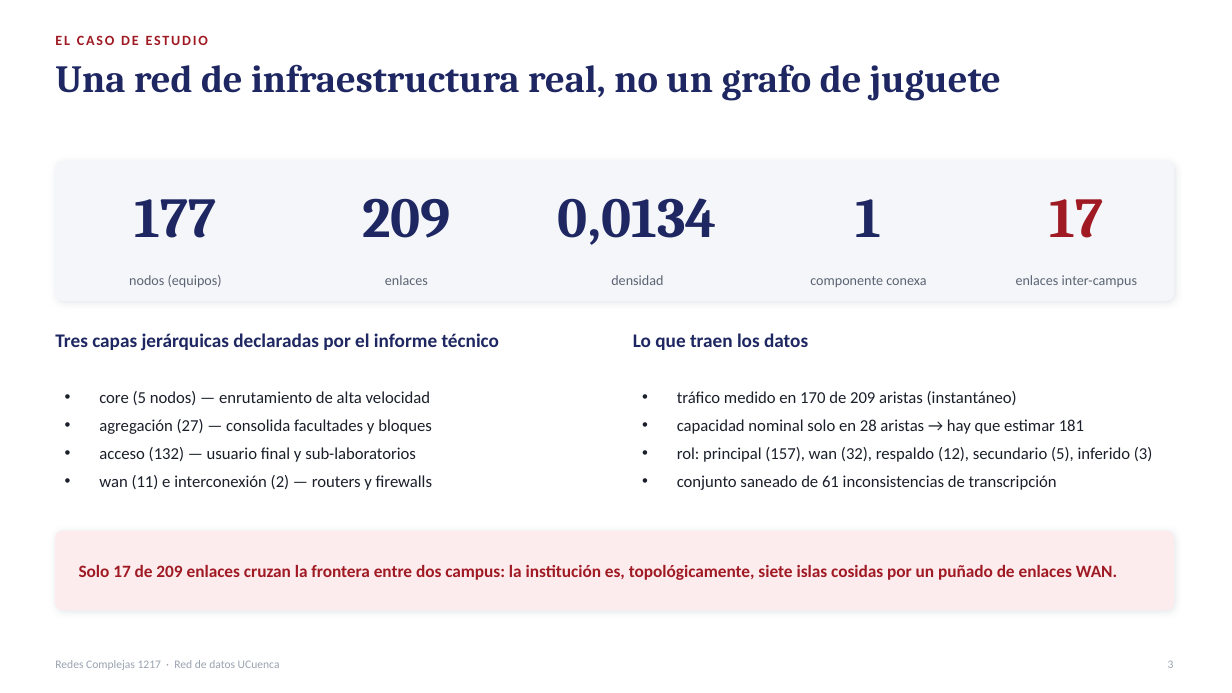
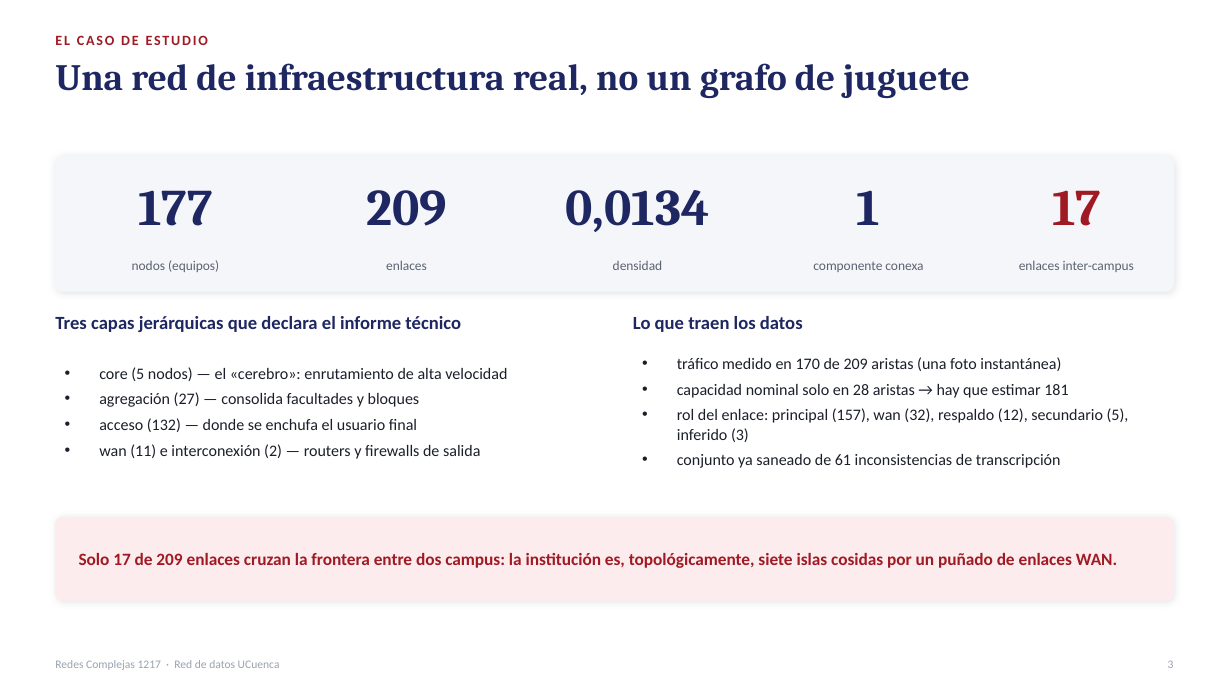
Before and after one commit to chino111160/redes-complejas-ucuenca, a slide deck: slide 3 of diapositivas/Presentacion_Redes_Complejas_RedUCuenca.pptx. Drawn at 1232x693 pixels with LibreOffice and Linux fonts; fonts in the diff are those of the drawing. Boxes give left, top, right and bottom in pixels: in the first picture for what was removed or moved away, otherwise in the second. Text is boxed around its words. In the diff, an @@ line names an element or a change of style, - is before the commit and + after.

```diff
--- a/diapositivas/Presentacion_Redes_Complejas_RedUCuenca.pptx
+++ b/diapositivas/Presentacion_Redes_Complejas_RedUCuenca.pptx
@@ text "Una red de infraestructura real, ..." at <box>55,63,970,98</box>: size 30 to 29 pt @@
@@ rounded rectangle: place and size @@
-rounded rectangle at <box>55,162,1174,300</box>
+rounded rectangle at <box>55,157,1174,291</box>
@@ rounded rectangle at <box>55,157,1174,291</box>: proportions changed @@
@@ text "177": place and size @@
-text "177" at <box>135,199,217,238</box>
+text "177" at <box>138,190,212,226</box>
@@ text "209": place and size @@
-text "209" at <box>362,198,451,238</box>
+text "209" at <box>366,190,447,226</box>
@@ text "0,0134": place and size @@
-text "0,0134" at <box>558,198,717,245</box>
+text "0,0134" at <box>565,190,709,232</box>
@@ text "1": place and size @@
-text "1" at <box>856,199,882,237</box>
+text "1" at <box>857,190,881,225</box>
@@ size 44 to 40 pt in 5 elements at <box>138,190,212,226</box>, <box>366,190,447,226</box>, <box>565,190,709,232</box>, <box>857,190,881,225</box>, <box>1052,190,1101,226</box> @@
@@ text "17": place and size @@
-text "17" at <box>1050,199,1104,238</box>
+text "17" at <box>1052,190,1101,226</box>
@@ text "nodos (equipos)": place and size @@
-text "nodos (equipos)" at <box>129,275,222,288</box>
+text "nodos (equipos)" at <box>132,260,219,272</box>
@@ text "enlaces": place and size @@
-text "enlaces" at <box>385,275,428,285</box>
+text "enlaces" at <box>386,260,427,270</box>
@@ text "densidad": place and size @@
-text "densidad" at <box>611,275,663,285</box>
+text "densidad" at <box>613,260,663,270</box>
@@ text "componente conexa": place and size @@
-text "componente conexa" at <box>810,276,926,287</box>
+text "componente conexa" at <box>813,261,923,272</box>
@@ size 11 to 10.5 pt in 5 elements at <box>132,260,219,272</box>, <box>386,260,427,270</box>, <box>613,260,663,270</box>, <box>813,261,923,272</box>, <box>1019,260,1134,272</box> @@
@@ text "enlaces inter-campus": place and size @@
-text "enlaces inter-campus" at <box>1016,275,1137,287</box>
+text "enlaces inter-campus" at <box>1019,260,1134,272</box>
@@ text at <box>55,316,461,332</box>: text changed; size 15 to 14.5 pt @@
-Tres capas jerárquicas declaradas por el informe técnico
+Tres capas jerárquicas que declara el informe técnico
@@ text "Lo que traen los datos": place and size @@
-text "Lo que traen los datos" at <box>633,333,808,350</box>
+text "Lo que traen los datos" at <box>633,316,803,332</box>
@@ text "Lo que traen los datos" at <box>633,316,803,332</box>: size 15 to 14.5 pt @@
@@ text "core (5 nodos) — el ...": place and size @@
-text "core (5 nodos) — el ..." at <box>99,391,432,490</box>
+text "core (5 nodos) — el ..." at <box>99,367,507,459</box>
@@ text "tráfico medido en 170 de ...": place and size @@
-text "tráfico medido en 170 de ..." at <box>677,391,1153,490</box>
+text "tráfico medido en 170 de ..." at <box>677,357,1129,468</box>
@@ text at <box>677,357,1061,371</box>: text changed; size 13 to 12.5 pt @@
-• tráfico medido en 170 de 209 aristas (instantáneo)
+• tráfico medido en 170 de 209 aristas (una foto instantánea)
@@ text at <box>99,367,507,381</box>: text changed; size 13 to 12.5 pt @@
-• core (5 nodos) — enrutamiento de alta velocidad
+• core (5 nodos) — el «cerebro»: enrutamiento de alta velocidad
@@ text at <box>677,384,1068,398</box>: size 13 to 12.5 pt in "capacidad nominal solo en 28 aristas → ..."; less space between paragraphs @@
@@ text at <box>99,418,480,459</box>: text changed; size 13 to 12.5 pt @@
-• acceso (132) — usuario final y sub-laboratorios
-• wan (11) e interconexión (2) — routers y firewalls
+• acceso (132) — donde se enchufa el usuario final
+• wan (11) e interconexión (2) — routers y firewalls de salida
@@ text at <box>99,392,420,407</box>: size 13 to 12.5 pt in "agregación (27) — consolida facultades y bloques"; less space between paragraphs @@
@@ text at <box>677,408,1129,468</box>: text changed; size 13 to 12.5 pt @@
-• rol: principal (157), wan (32), respaldo (12), secundario (5), inferido (3)
-• conjunto saneado de 61 inconsistencias de transcripción
+• rol del enlace: principal (157), wan (32), respaldo (12), secundario (5), inferido (3)
+• conjunto ya saneado de 61 inconsistencias de transcripción
@@ rounded rectangle at <box>55,518,1174,601</box>: proportions changed @@
@@ rounded rectangle: place and size @@
-rounded rectangle at <box>55,531,1174,610</box>
+rounded rectangle at <box>55,518,1174,601</box>
@@ text "Solo 17 de 209 enlaces ...": place and size @@
-text "Solo 17 de 209 enlaces ..." at <box>79,565,1117,580</box>
+text "Solo 17 de 209 enlaces ..." at <box>79,553,1117,568</box>
```
Also in this commit, not shown: 18 other slides changed, 10 slides removed.
